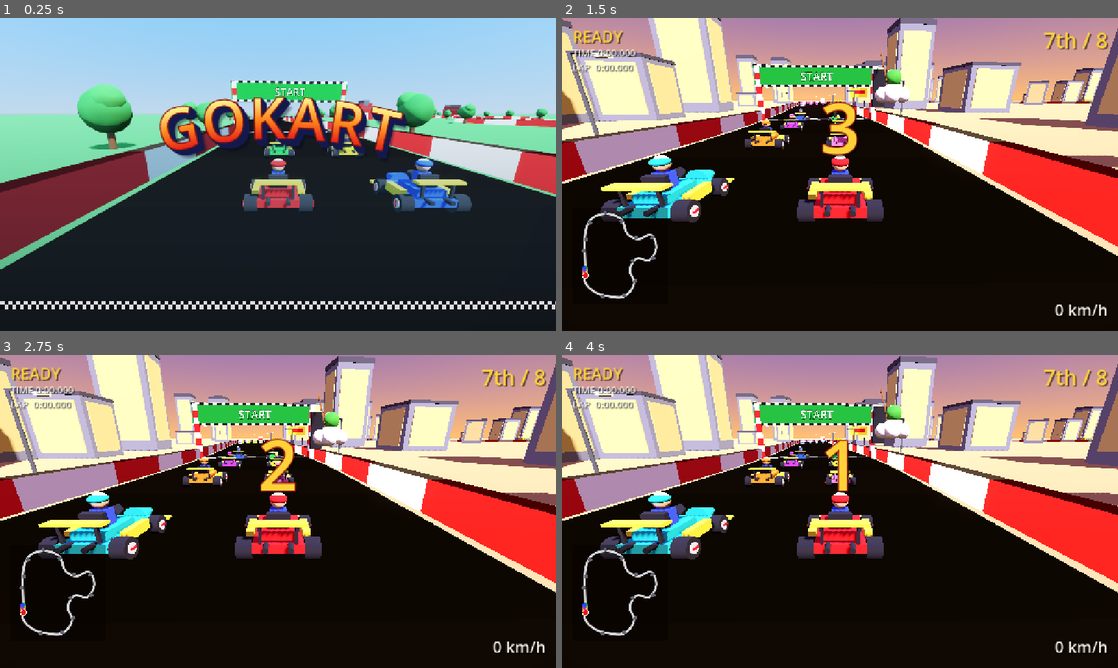
Above: before the commit, frames 1-4 (two rows, left to right).
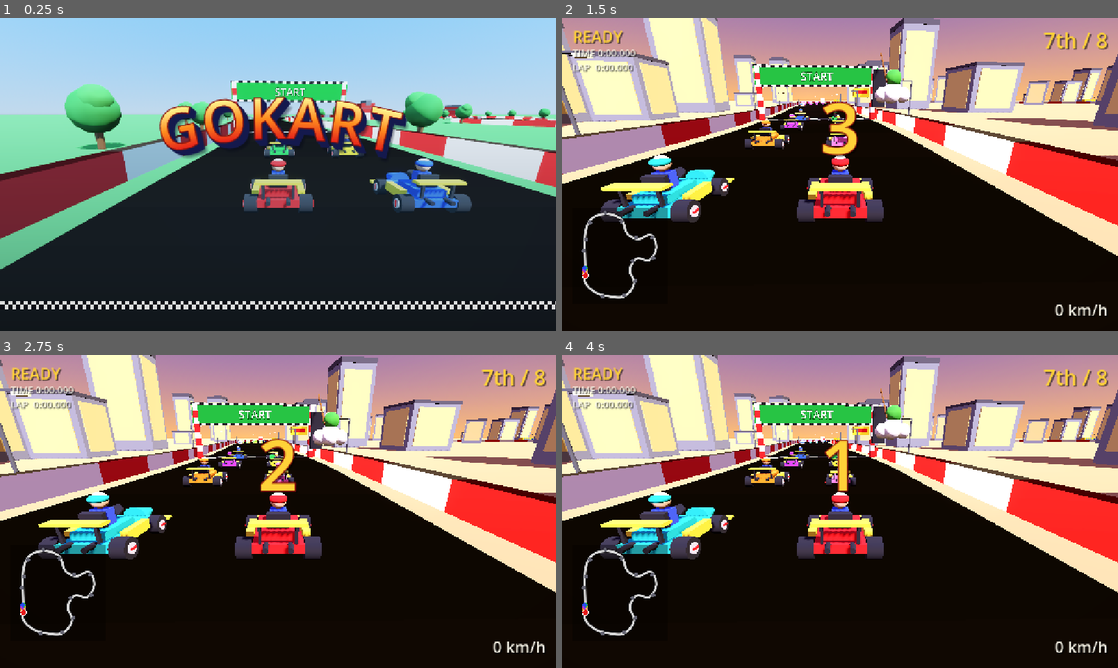
Above: after the commit, the same moments.

Repository: AgentiLoop/GoKart
Game: Godot game, scene res://scenes/menu.tscn
The game is run twice, just before and just after one commit, with the same random seed, the same clock (stepped at 60 frames per second) and the same inputs.
Inputs (mouse positions are in pixels of both pictures, inside the frame that each line leads up to):
- Up to frame 1 (0.25 s): no input
- Up to frame 2 (1.5 s): tap Enter at 0.5, 1.25 s; move the mouse to (962, 158) at 0.52 s; hold D (steer_right) 0.53-1.28 s; hold Space (drift) 0.53-1.28 s; click (962, 158) at 0.67 s; move the mouse to (728, 190) at 1.27 s; hold S (brake) from 1.28 s (still down); tap E (use_item) at 1.35 s
- Up to frame 3 (2.75 s): move the mouse to (333, 442) at 2.02 s; release S (brake) at 2.03 s; hold D (steer_right) from 2.03 s (still down); tap Q (use_item_alt) at 2.1 s
- Up to frame 4 (4 s): move the mouse to (812, 574) at 2.77 s; release D (steer_right) at 2.78 s; hold W (accelerate) 2.78-3.53 s; tap Enter at 2.85 s; click (812, 574) at 2.92 s; move the mouse to (1006, 558) at 3.52 s; hold A (steer_left) from 3.53 s (still down); tap Keypad Enter at 3.6 s

The runs differ from the first frame. In frame 1, 7.2% of the frame differs, in the area x 0-100%, y 21-78%; in frame 2, 12%, in the area x 0-100%, y 0-74%; in frame 3, 12%; in frame 4, 12%.

Commit message:
Walls stand 1.4 m (4-5 ft) off the pavement instead of 0.4 m (wall_offset 0.8 -> 1.8), MK64-style run-off strip; scenery clearance and the water edge follow the wall's new outer face (2.2)

Diff:
--- a/scripts/scenery.gd
+++ b/scripts/scenery.gd
@@ -12,7 +12,7 @@
 const TrackData := preload("res://scripts/track_data.gd")
 
 ## Outer face of the wall beyond the road edge (Track.wall_offset + half its thickness).
-const WALL := 1.2
+const WALL := 2.2
 ## Clearance between the wall's outer face and the nearest edge of a prop.
 const WALL_GAP := 0.6
 ## Clearance between the edges of two props.
--- a/scripts/track.gd
+++ b/scripts/track.gd
@@ -9,7 +9,7 @@
 
 var data: TrackData
 var wall_height := 1.4
-var wall_offset := 0.8   # wall centre distance beyond the road edge
+var wall_offset := 1.8   # wall centre beyond the road edge: inner face ~1.4 m (4-5 ft) off the pavement, MK64-style run-off strip
 var banner_text := "START"
 var _banner_labels: Array[Label3D] = []
 var _banner_panel: MeshInstance3D
--- a/scripts/track_data.gd
+++ b/scripts/track_data.gd
@@ -21,7 +21,7 @@
 ## and Lakitu fishes it out.
 const DEFAULT_WATER := [[0.13, 0.21, -1], [0.62, 0.69, -1]]
 ## Lateral distance beyond the road edge where the water starts (where the wall would stand).
-const WATER_EDGE := 1.2
+const WATER_EDGE := 2.2
 ## How far the water stretches out from the road edge.
 const WATER_WIDTH := 18.0
 ## Railway level crossing: road samples on each side of the crossing centre whose walls are left
